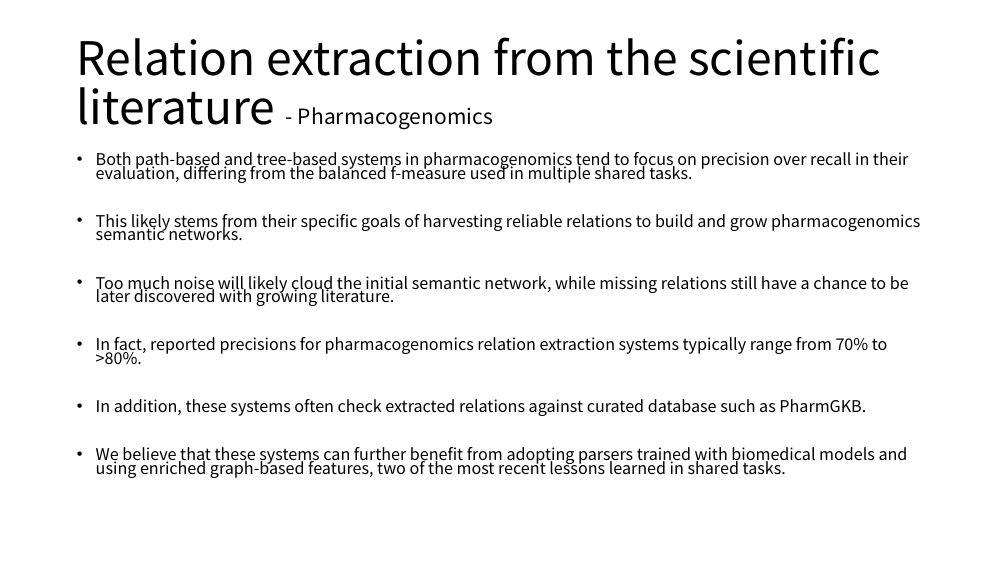
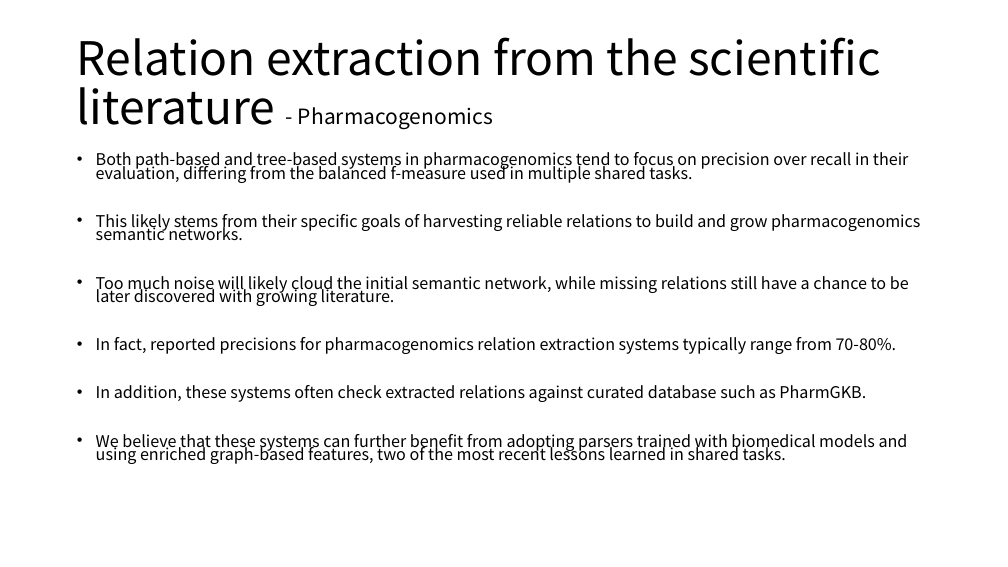
Before and after one commit to moklise/TIL, a slide deck: slide 6 of Review/Brief Bioinform_2016_Luo_Bridging semantics and syntax with graph algorithm/Bridging semantics and syntax with graph3.pptx. Drawn at 1008x567 pixels with LibreOffice and Linux fonts; fonts in the diff are those of the drawing. Boxes give left, top, right and bottom in pixels: in the first picture for what was removed or moved away, otherwise in the second. Text is boxed around its words. In the diff, an @@ line names an element or a change of style, - is before the commit and + after.

```diff
--- a/Review/Brief Bioinform_2016_Luo_Bridging semantics and syntax with graph algorithm/Bridging semantics and syntax with graph3.pptx
+++ b/Review/Brief Bioinform_2016_Luo_Bridging semantics and syntax with graph algorithm/Bridging semantics and syntax with graph3.pptx
@@ text at [96,337,897,354]: text changed @@
-• In fact, reported precisions for pharmacogenomics relation extraction systems typically range from 70% to >80%.
+• In fact, reported precisions for pharmacogenomics relation extraction systems typically range from 70-80%.
```
Also in this commit, not shown: 4 other slides changed, 1 slide removed, 5 other files.
